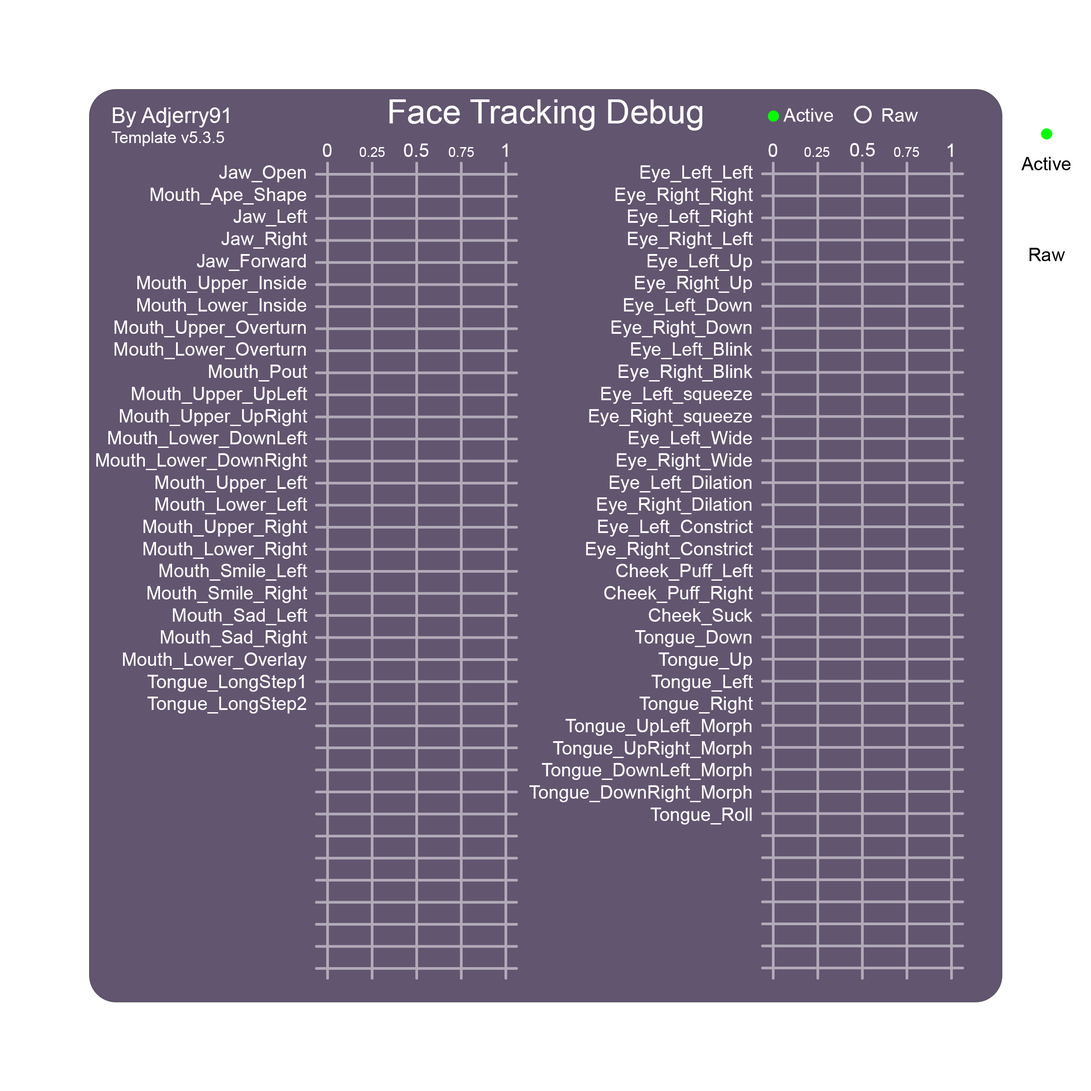
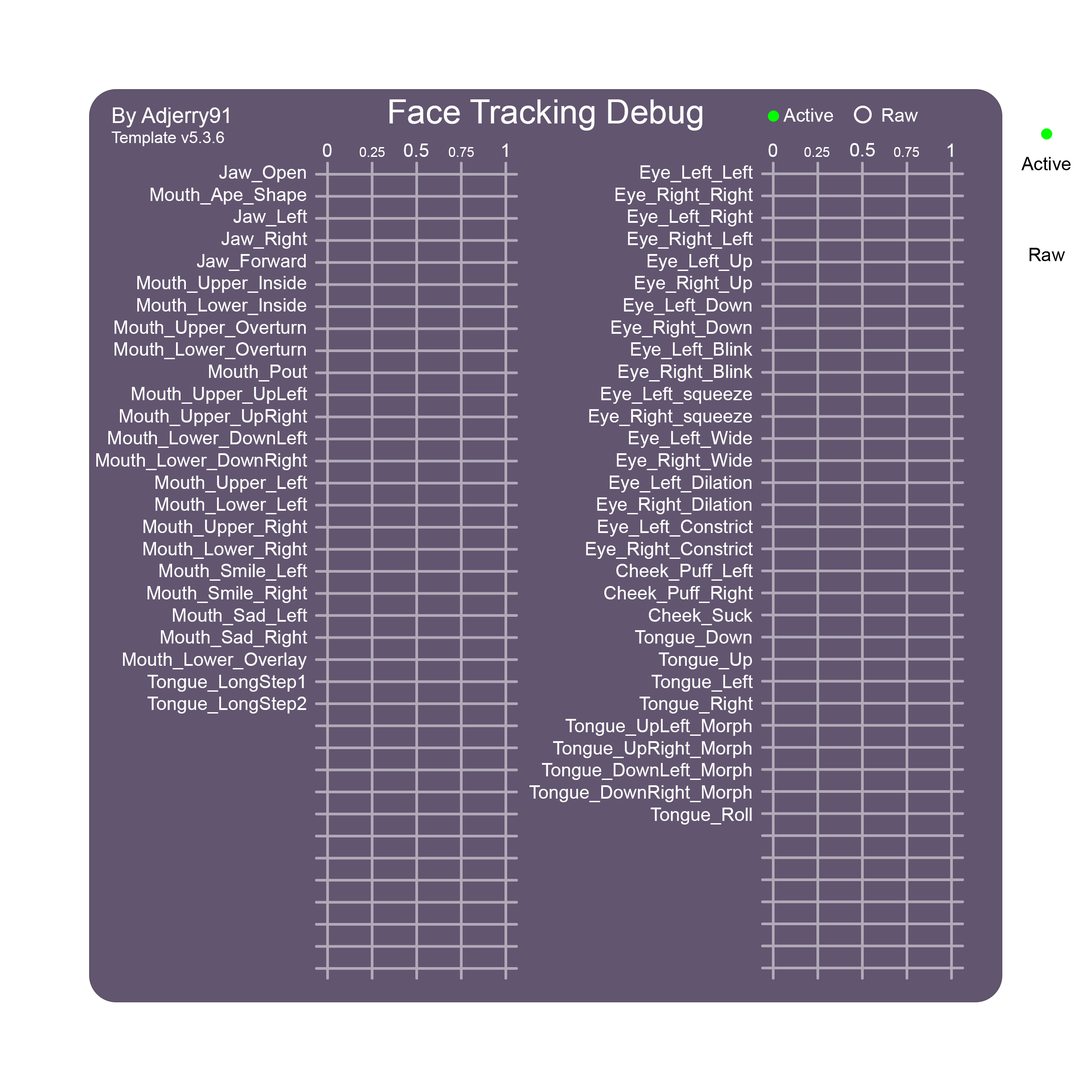
The second w=1091, h=1091 image is a revision of the first. Changes to its layers:
painted on "Template Version" over [216,131,225,144]
